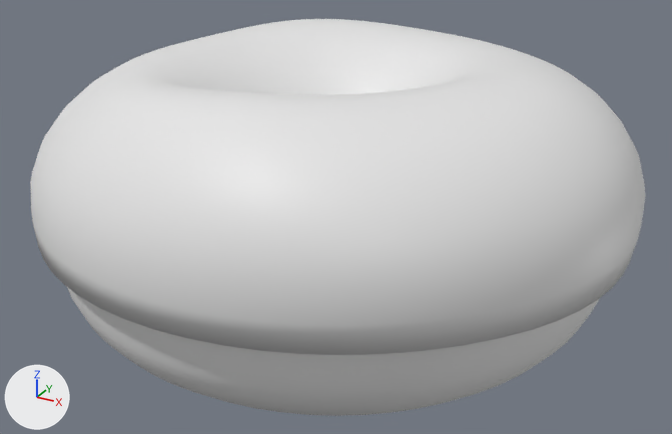
One commit to the Blender file Lynne-Blender study/Lynner-BlenderStudyPart2.blend: the scene before it, then after it.
Before and after are seen from a 50 mm lens placed at (3.4, -6.17, 2.93), pointed at (0.08, -0.12, -0.09). The lights are fixed; the arrows at lower left show +X, +Y and +Z.

Objects in the first picture: 'Donut', 'Icing'.
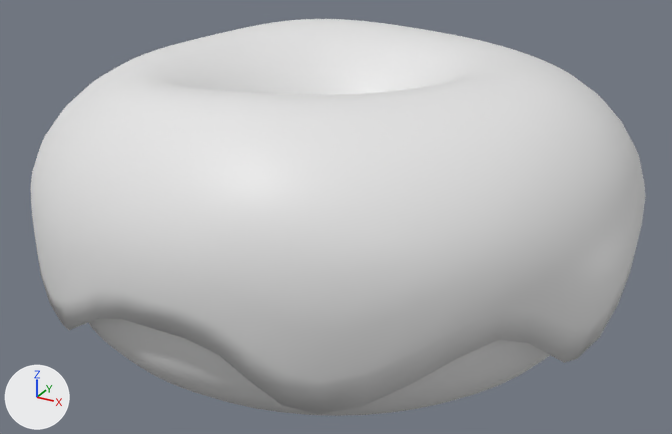
Location of each change, [x1, y1, x2, y2] in pixels of the pictures (672 x 434 px; the box of a moved part takes in the faces that stretch with it):
'Icing', reshaped (18% taller)
    before: [30, 19, 646, 355]
    after: [31, 19, 646, 414]
part 1 of me_torus_001, moved or reshaped
    before: [150, 119, 646, 355]
    after: [150, 119, 646, 414]
part 2 of me_torus_001, moved or reshaped
    before: [30, 111, 153, 329]
    after: [31, 111, 153, 330]

The edits, one by one:
me_torus_001 is used by ob_icing; location (0.0, 0.0, 0.0).
me_torus_001 had 1088 vertices, 1024 faces and spanned x -2.19..2.27, y -2.23..2.19, z -0.63..1.13.
me_torus_001 now has 1088 vertices, 1025 faces and spans x -2.2..2.27, y -2.23..2.19, z -0.51..1.13.
Part 1, on me_torus_001:
3 vertices in x 1.83..2.21, y -1.46..-0.06, z 0.1..0.79 move by (0.01, 0.0, -0.01).
62 vertices move from x 0.27..2.27, y -2.21..0.2, z 0.02..0.83 to x 0.28..2.27, y -2.22..0.2, z -0.4..0.81.
Part 2, on me_torus_001:
33 vertices move from x -1.68..-0.19, y -2.18..-1.38, z 0.0..0.71 to x -1.69..-0.2, y -2.2..-1.4, z -0.44..0.68.
